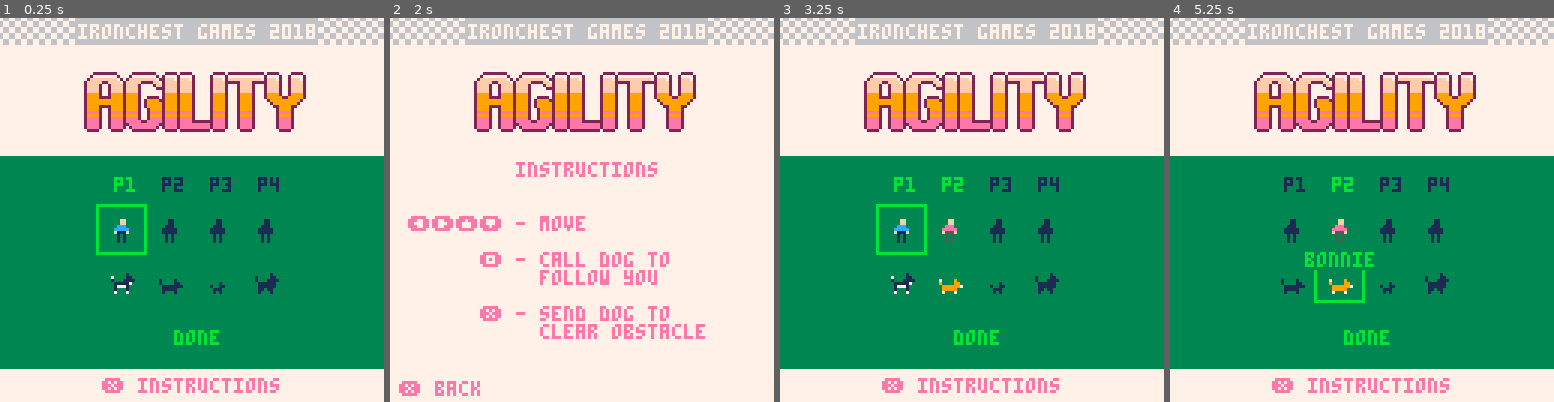
Above: before the commit, frames 1-4 (left to right).
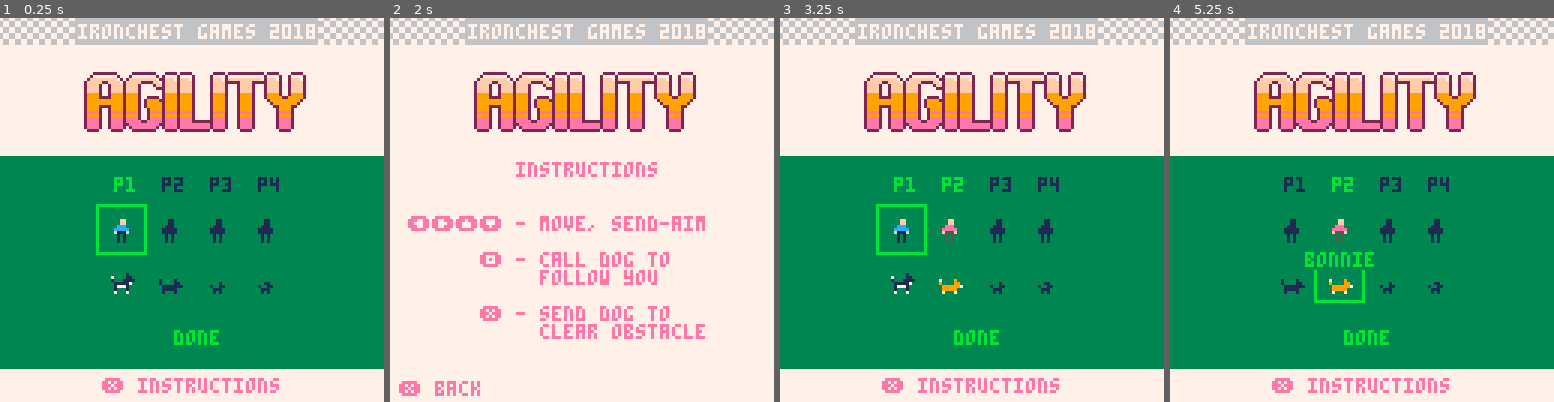
Above: after the commit, the same moments.

Repository: ironchestgames/pico-8-carts
Game: PICO-8 cartridge agility.p8
The game is run twice, just before and just after one commit, with the same random seed, the same clock (stepped at 60 frames per second) and the same inputs.
Inputs:
- Up to frame 1 (0.25 s): no input
- Up to frame 2 (2 s): tap X (X key) at 0.33, 1.07, 1.85 s; tap O (Z key) at 0.7, 1.7 s; hold Right from 1.6 s (still down)
- Up to frame 3 (3.25 s): release Right at 2.1 s; tap O (Z key) at 2.1, 2.5, 2.9 s; hold Up 2.15-2.42 s; hold Right 2.47-3.03 s; tap X (X key) at 2.97 s; hold Left from 3.08 s (still down)
- Up to frame 4 (5.25 s): tap O (Z key) every 0.4 s from 3.3 to 4.9 s; release Left at 3.58 s; hold Down 3.63-3.97 s; hold Right 4.02-4.68 s; tap X (X key) at 4.08, 5.2 s; hold Up 4.73-5.03 s; hold Left from 5.08 s (still down)

The runs differ from the first frame. In frame 1, 0.1% of the frame differs, in the area x 66-73%, y 66-72%; in frame 2, 0.5%, in the area x 51-83%, y 51-56%; in frame 3, 0.1%; in frame 4, 0.1%.

Commit message:
agility - added new dogs, dogs differ in attributes, tweaks and fixes

Diff:
--- a/agility.p8
+++ b/agility.p8
@@ -178,6 +178,7 @@
 
  d.attentionr=conf.attentionr
  d.runspd=conf.runspd
+ d.sendrange=conf.sendrange
  d.sendspd=conf.sendspd
  d.name=conf.name
  d.sprstart=conf.sprstart
@@ -192,9 +193,9 @@
  local h=newphysobj(x,y,0)
  h.isflipped=true
  h.state=state_idle
- h.callcounter=0
  h.handlingx=0 -- note: additional pos for sending
  h.handlingy=0
+ h.iscalling=false
  return h
 end
 
@@ -261,9 +262,9 @@
  local _sendarea=initrotatedrect({
   t=rect,
   x=-21,
-  y=2,
+  y=-3,
   w=42,
-  h=18,
+  h=19,
   obstacle=obstacle_bar,
  },a,x,y)
 
@@ -536,51 +537,75 @@
 breeds={
  { -- bc
   sprstart=16,
-  attentionr=48,
-  runspd=0.6,
-  sendspd=1.2,
-  name='trixie',
+  attentionr=38,
+  runspd=0.45,
+  sendrange=12,
+  sendspd=1.38,
+  name='blizz',
   id=1,
  },
  { -- corgi
   sprstart=32,
-  attentionr=48,
-  runspd=0.6,
+  attentionr=52,
+  runspd=0.5,
+  sendrange=10,
   sendspd=1.2,
   name='bonnie',
   id=2,
  },
  { -- jack russel
   sprstart=23,
-  attentionr=48,
-  runspd=0.6,
-  sendspd=1.2,
+  attentionr=38,
+  runspd=0.7,
+  sendrange=10,
+  sendspd=1.0,
   name='jack',
   id=3,
  },
- { -- collie
-  sprstart=39,
-  attentionr=48,
-  runspd=0.6,
-  sendspd=1.2,
-  name='lassie',
-  id=4,
- },
  { -- papillon
   sprstart=48,
-  attentionr=48,
-  runspd=0.6,
-  sendspd=1.2,
-  name='pootch',
+  attentionr=74,
+  runspd=0.55,
+  sendrange=15,
+  sendspd=1.0,
+  name='pixie',
   id=5,
  },
  { -- belgian
   sprstart=55,
   attentionr=48,
-  runspd=0.6,
-  sendspd=1.2,
+  runspd=0.5,
+  sendrange=14,
+  sendspd=1.1,
   name='arjen',
   id=6,
+ },
+ { -- poodle
+  sprstart=112,
+  attentionr=32,
+  runspd=0.6,
+  sendrange=17,
+  sendspd=1.2,
+  name='pootch',
+  id=7,
+ },
+ { -- sheltie
+  sprstart=119,
+  attentionr=52,
+  runspd=0.6,
+  sendrange=10,
+  sendspd=1.2,
+  name='sheela',
+  id=8,
+ },
+ { -- collie (beginners dog, slower)
+  sprstart=39,
+  attentionr=52,
+  runspd=0.5,
+  sendrange=10,
+  sendspd=0.9,
+  name='lassie',
+  id=4,
  },
 }
 
@@ -595,6 +620,24 @@
   [1]=newjump, -- dark blue
   [2]=newslalom, -- burgundy
   [3]=newtunnel, -- forest green
+ }
+
+ local courseidxtoname={
+  [1]='jumps 1',
+  [2]='jumps 2',
+  [3]='jumps 3',
+  [4]='tight',
+  [5]='around',
+  [6]='faster',
+  [7]='super g',
+  [8]='the loop',
+  [9]='hoola',
+  [10]='needle',
+  [11]='git gud',
+  [12]='runner',
+  [13]='the call',
+  [14]='zig-zag',
+  [15]='slalom',
  }
 
  -- to have lightblue angle pixel placed as entrance
@@ -683,7 +726,8 @@
   dogpos=_dogpos,
   course=_course,
   obstacles=_obstacles,
-  coursenr=_courseindex -- note: used for times
+  coursenr=_courseindex, -- note: used for times
+  name=courseidxtoname[_courseindex],
  }
 end
 
@@ -713,12 +757,13 @@
   }
 --]]
 
-courses={
+courses={ -- note: the order is the difficulty order (not the order in the spritesheet)
  loadcourse(1),
  loadcourse(2),
  loadcourse(3),
+ loadcourse(15),
+ loadcourse(5),
  loadcourse(4),
- loadcourse(5),
  loadcourse(6),
  loadcourse(7),
  loadcourse(8),
@@ -745,10 +790,9 @@
 coursecleared=false
 timertick=0
 gameover=false -- note: course done
+attentionrdrawcount=0
 
 exclamationtime=16
-
-drawthese={} -- note: dev
 
 tick=0
 
@@ -762,10 +806,6 @@
   })
 end
 
-function _init()
- playersetupinit()
-end
-
 
 
 
@@ -782,6 +822,7 @@
 
  tick=0
  timertick=0
+ attentionrdrawcount=0
 
  -- load courses
  local _courseconf=courses[currentcourseidx]
@@ -856,6 +897,11 @@
 
  tick+=1
 
+ -- wait a bit so btn from last scene prolly wont interfere
+ if tick < 20 then
+  return
+ end
+
  -- is course cleared
  if gameover == true then
   if btnp(4) then
@@ -880,8 +926,9 @@
  end
 
  -- tick timers
- dog.exclamationcounter-=1
- dog.questioncounter-=1
+ dog.exclamationcounter=max(0,dog.exclamationcounter-1)
+ dog.questioncounter=max(0,dog.questioncounter-1)
+ attentionrdrawcount=max(0,attentionrdrawcount-1)
 
  -- reset handler
  local spd=0
@@ -921,13 +968,12 @@
    handlerxcomp,
    handlerycomp)
  handler.spd=spd
- handler.callcounter-=1
 
  -- set handling pos
  if handlerxcomp != 0 or
     handlerycomp != 0 then
-  handler.handlingx=handler.x+cos(handler.a)*10
-  handler.handlingy=handler.y+sin(handler.a)*10
+  handler.handlingx=handler.x+cos(handler.a)*dog.sendrange
+  handler.handlingy=handler.y+sin(handler.a)*dog.sendrange
  else
   handler.handlingx=handler.x
   handler.handlingy=handler.y
@@ -935,44 +981,71 @@
 
  -- call to follow
  if btn(4) then
-  handler.callcounter=70
- end
-
- if handler.callcounter > 0 and
-    (dog.state == state_totarget or
-     dog.state == state_follow or
-     dog.state == state_idle) and
-    distance(
+  handler.iscalling=true
+  if distance(
      handler.x,
      handler.y,
      dog.x,
-     dog.y) <= dog.attentionr then
-  dog.state=state_follow
+     dog.y) <= dog.attentionr and
+    (dog.state == state_totarget or
+     dog.state == state_follow or
+     dog.state == state_idle) then
+   dog.state=state_follow
+  end
+ else
+  handler.iscalling=false
  end
 
  -- send to obstacle
  if btn(5) then
   handler.spd=0
   handler.state=state_sending
-  handler.callcounter=0
-
-  -- only if dog is not doing anything else
-  if dog.state != state_totarget and
+
+  -- only if dog is within attention radius and not doing anything else
+  if distance(
+      handler.x,
+      handler.y,
+      dog.x,
+      dog.y) > dog.attentionr then
+
+   attentionrdrawcount=60
+
+  elseif dog.state != state_totarget and
      dog.state != state_clearing then
    local sendarea=nil
 
-   -- first test handling pos
-   for _sendarea in all(sendareas) do
+   attentionrdrawcount=0
+
+   -- first test handling pos inside entries
+   for _entry in all (entries) do
     if isinsiderotatedrect(
-         handler.handlingx,
-         handler.handlingy,
-         _sendarea) then
-     sendarea=_sendarea
+       handler.handlingx,
+       handler.handlingy,
+       _entry) then
+     for _sendarea in all(sendareas) do
+      if _sendarea.entry == _entry then
+       sendarea=_sendarea
+       break
+      end
+     end
      break
     end
    end
 
-   -- try handler pos if no sendarea found
+   -- then handling pos inside sendareas
+   if not sendarea then
+    for _sendarea in all(sendareas) do
+     if isinsiderotatedrect(
+          handler.handlingx,
+          handler.handlingy,
+          _sendarea) then
+      sendarea=_sendarea
+      break
+     end
+    end
+   end
+
+   -- last handler pos if no sendarea found
    if not sendarea then
     for _sendarea in all(sendareas) do
      if isinsiderotatedrect(
@@ -1059,19 +1132,22 @@
 
     -- slalom is always 8 pins
     for i=0,7 do
-     local aoff=0.25 -- 90 deg out from slalom angle
-     local _h=3
-     if i == 7 then
-      _h=8 -- note: get out of disq zone on last pos
-     end
-
      -- create slalom position
      local _x=dog.targetentry.x+cos(dog.targetentry.a)*(i*4)
      local _y=dog.targetentry.y+sin(dog.targetentry.a)*(i*4)
 
+     -- angle offset
+     local aoff=-0.25 -- 90 deg out from slalom angle
      -- every other should be on opposite side
      if i%2 == 1 then
       aoff=-aoff
+     end
+
+     -- distance from slalom middle
+     local _h=3
+     if i == 7 then
+      _h=7 -- note: get out of disq zone on last pos
+      aoff=0.125
      end
 
      -- add the position
@@ -1249,7 +1325,7 @@
  -- game over cleanup
  if gameover then
   sfx(-2,2) -- stop running sound loop
-  handler.callcounter=0
+  handler.iscalling=false
   currentplayerconf.coursedone=true
  end
 
@@ -1273,17 +1349,25 @@
  cls(3)
 
  -- draw call circle
- if handler.callcounter > 62 and
+ if handler.iscalling and
     distance(
       handler.x,
       handler.y,
       dog.x,
-      dog.y) > dog.attentionr then
+      dog.y) > dog.attentionr or
+   attentionrdrawcount > 42 then
   color(7)
   if tick%10 > 5 then
    color(12)
   end
   circ(dog.x,dog.y,dog.attentionr)
+ end
+
+ -- draw handling dot
+ if handler.state == state_sending and
+    (handler.handlingx != handler.x or
+    handler.handlingy != handler.y) then
+  circ(handler.handlingx,handler.handlingy,0.5,11)
  end
 
  -- sort objects based on depth (y)
@@ -1498,16 +1582,14 @@
  end
 
  -- draw handler calling
- if handler.callcounter > 40 then
-  local frame=12
-  if handler.callcounter%12 < 6 then
-   frame=13
-  end
-  spr(
-    frame,
+ if handler.iscalling then
+  if tick%10 > 5 then
+   spr(
+    13,
     handler.x+handleroffx,
     handler.y+handleroffy-5,
     1,1,handler.isflipped)
+  end
  end
 
  -- draw dog exclamation and question mark
@@ -1633,11 +1715,6 @@
    end
   end
 
-  for d in all(drawthese) do
-   if d[1] == circ then
-    circ(d[2],d[3],d[4],d[5])
-   end
-  end
  end
 
 end
@@ -1653,6 +1730,7 @@
 
 
 competingplayers={}
+competingplayerstart=false
 
 function readyplayerinit()
  scene=readyplayerupdate
@@ -1670,11 +1748,21 @@
   end
  end
 
- delay(gameinit,100)
+ blinkfast=true
+ competingplayerstart=false
+
+ tick=0
 
 end
 
 function readyplayerupdate()
+
+ tick+=1
+
+ if btnp(4) then
+  delay(gameinit,30)
+  competingplayerstart=true
+ end
 end
 
 function readyplayerdraw()
@@ -1685,6 +1773,16 @@
  print(s,64-#s*2,10,7)
  s='player '..currentplayerconf.skin..' ready!'
  print(s,64-#s*2,24,7)
+
+ -- press to start
+ if competingplayerstart == true and
+    blink() then
+  color(14)
+ else
+  color(7)
+ end
+ s='press \x8e to start'
+ print(s,64-#s*2,121)
 
  -- handler and dog bg
  rectfill(0,40,128,40+48,3)
@@ -1711,25 +1809,7 @@
 --------------------
 
 
--- todo: remove, this is dev only
--- coursesummary={
---  {
---   player=playerconfs[1],
---   coursetime=1234,
---  },
---  {
---   player=playerconfs[2],
---   coursetime=2344,
---  },
---  {
---   player=playerconfs[3],
---   coursetime=988,
---  },
---  {
---   player=playerconfs[4],
---   disqualified=true,
---  },
--- }
+
 
 function coursesummaryinit()
  scene=coursesummaryupdate
@@ -2001,7 +2081,7 @@
   color(14)
   cursor(6,48)
   print('         instructions\n\n')
-  print('\x8b\x91\x94\x83 - move\n')
+  print('\x8b\x91\x94\x83 - move, send-aim\n')
   print('      \x8e - call dog to')
   print('           follow you\n')
   print('      \x97 - send dog to')
@@ -2048,6 +2128,7 @@
    pal(9,1,0)
    pal(5,1,0)
    pal(15,1,0)
+   pal(6,1,0)
   end
   spr(breeds[playerconf.dog].sprstart,_x+5,_y+6)
   pal()
@@ -2199,16 +2280,23 @@
    end
   end
 
+  local _course=courses[i]
+
   local _y=offy+12*(i-1)
-  local s='course '..i
+  local s=_course.name
   rectfill(
     offx,
     _y,
     offx+46,
     _y+8)
   print(
+    i..'.',
+    offx+2,
+    _y+2,
+    7)
+  print(
     s,
-    offx+24-#s*2,
+    offx+30-#s*2,
     _y+2,
     7)
  end
@@ -2360,6 +2448,26 @@
 
 
 
+-- draw how the .p8.png cover should look
+---[[
+-- function _draw()
+--  cls(7)
+
+--  -- draw game logo
+--  sspr(0,32,74,20,28,18)
+
+--  -- draw selection bg
+--  rectfill(0,46,128,116,3)
+
+--  -- draw big handler and dog
+--  sspr(64,0,8,8,21,63,48,48)
+--  sspr(0,16,8,8,70,79,32,32,true,false)
+-- end
+--]]
+
+function _init()
+ playersetupinit()
+end
 
 function _update60()
 
Not shown, changed: 29 lines of the sprite sheet (__gfx__) section of agility.p8
Not shown, changed: the sound effects (__sfx__) section of agility.p8
